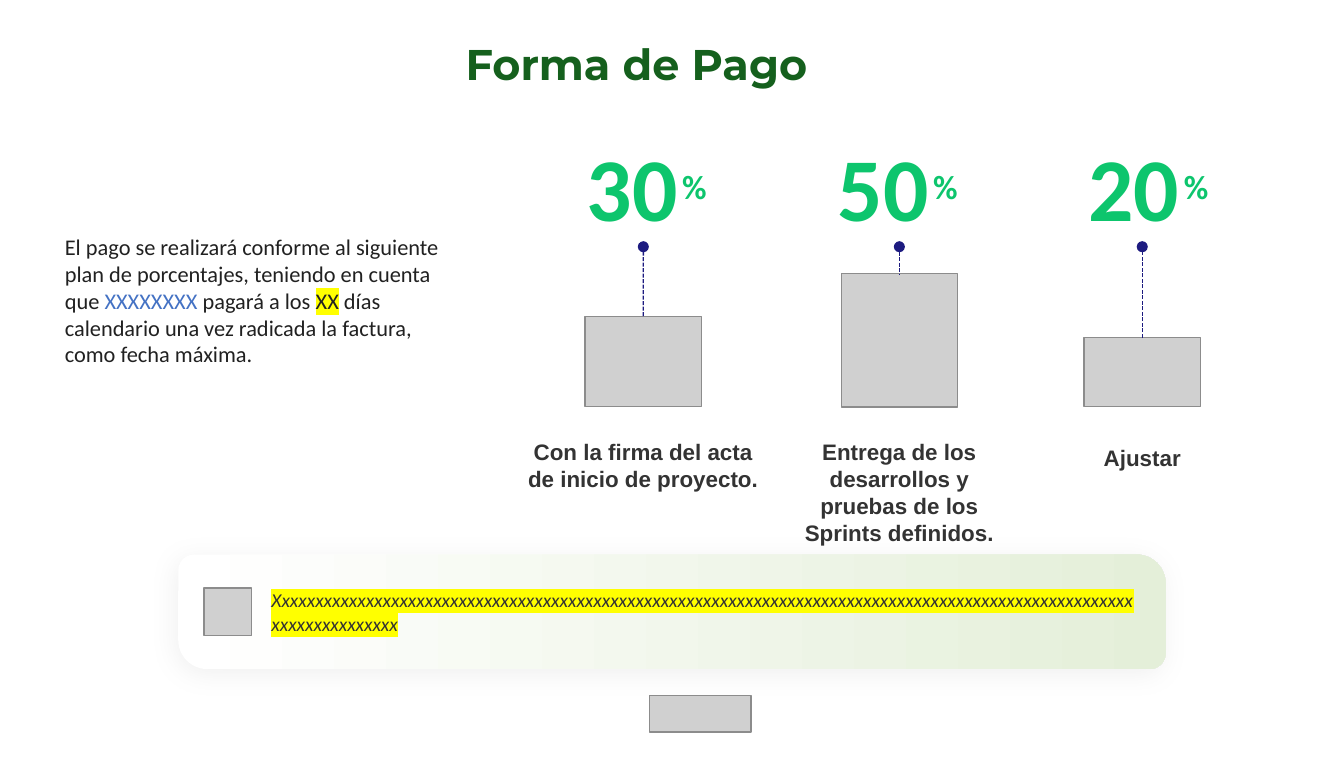
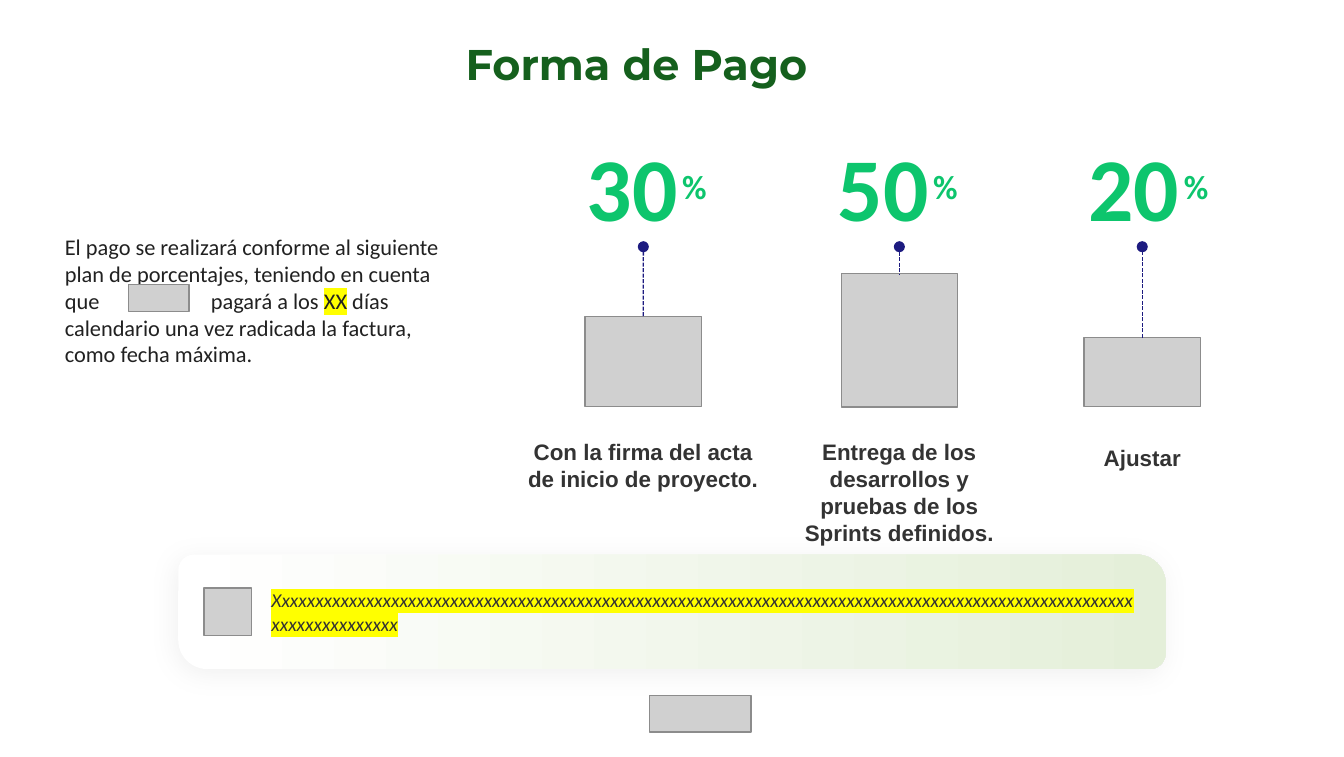
Before and after one commit to KevinLopez25/Solutions, a slide deck: slide 17 of backend/templates/CS-FR-011-PROPUESTA_COMERCIAL_CBIT.pptx. Drawn at 1344x757 pixels with LibreOffice and Linux fonts; fonts in the diff are those of the drawing; grey boxes stand for pictures; background and template pictures are left out. Boxes give left, top, right and bottom in pixels: in the first picture for what was removed or moved away, otherwise in the second. Text is boxed around its words. In the diff, an @@ line names an element or a change of style, - is before the commit and + after.

```diff
--- a/backend/templates/CS-FR-011-PROPUESTA_COMERCIAL_CBIT.pptx
+++ b/backend/templates/CS-FR-011-PROPUESTA_COMERCIAL_CBIT.pptx
@@ text at box(65, 239, 438, 362): text changed @@
-El pago se realizará conforme al siguiente plan de porcentajes, teniendo en cuenta que XXXXXXXX pagará a los XX días calendario una vez radicada la factura, como fecha máxima.
+El pago se realizará conforme al siguiente plan de porcentajes, teniendo en cuenta que pagará a los XX días calendario una vez radicada la factura, como fecha máxima.
@@ picture added at box(129, 285, 190, 312) @@
```
Also in this commit, not shown: 9 other slides changed, 3 other files.
